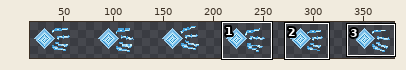
Two states of a sprite sheet, Assets/Art/Towers/fishtower_Blue_fire.png. Above, an overview of the earlier version with the close-up marked.
Close-up. Before the edit:
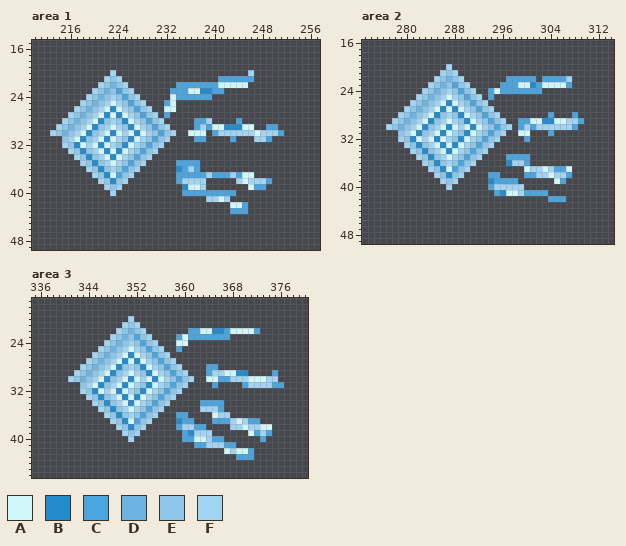
The file is 512x64 pixels. Shown: area 1: x 210..257, y 15..49; area 2: x 273..314, y 16..49; area 3: x 335..380, y 17..46. The wide view leaves out empty margins. The commit also changed other parts of the picture, which this record leaves out.
Palette (. is transparent): A #d0f6f9  B #248bcc  C #4aa5de  D #6db4e2  E #8ec6e9  F #a1d3f2
After:
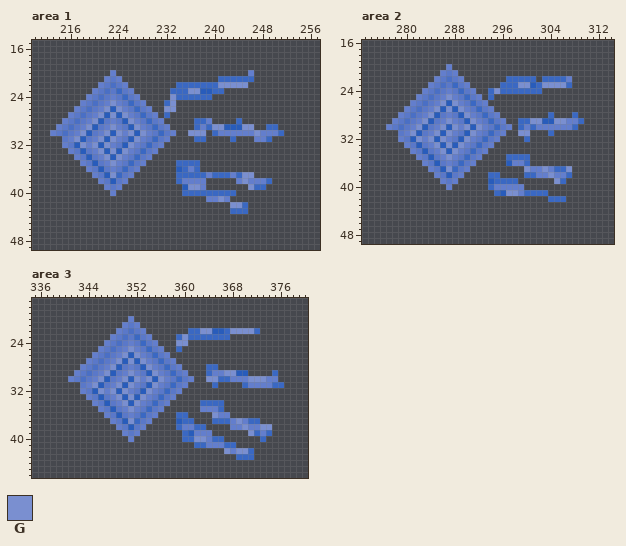
Colours new in this view: G #7a8fd0
The exact change:
@@ palette @@
-B #248bcc
+B #285cbb
-C #4aa5de
+C #3a68c3
-D #6db4e2
+D #4a6fc5
-E #8ec6e9
+E #5a78c9
-F #a1d3f2
+F #637ecd
--- area 1
@@ x 210..257 @@
 21 ............FEF................CCCCCC...........
-22 ...........FEDEF........CCCCCCCAAAAA............
-23 ..........FEDECEF......CCCAABBCC................
-24 .........FEDEFECEF.....ACCCCCC..................
-25 ........FEDEFAFECEF...CA........................
-26 .......FEDEFABAFECEF..AA........................
-27 ......FEDEFABABAFECEF.C.........................
-28 .....FEDEFABEFEBAFECEF.....CCF....C.............
-29 ....FEDEFABEFAFEBAFECEF....CFCAABBBAA..CC.......
-30 ...FEDEFABEFABAFABAFECEF..AAA.CFFFFFFAFFFC......
-31 .....EFABEFABAFEBAFECEF....CC....C...FFC........
-32 .....FEBAFABAFEBAFECEF..........................
-33 ......FEBEFABABAFECEF...........................
-34 .......FEBEFABAFECEF............................
-35 ........FEBEFAFECEF.....CCCC....................
+22 ...........FEDEF........CCCCCCCGGGGG............
+23 ..........FEDECEF......CCCGGBBCC................
+24 .........FEDEFECEF.....GCCCCCC..................
+25 ........FEDEFGFECEF...CG........................
+26 .......FEDEFGBGFECEF..GG........................
+27 ......FEDEFGBGBGFECEF.C.........................
+28 .....FEDEFGBEFEBGFECEF.....CCF....C.............
+29 ....FEDEFGBEFGFEBGFECEF....CFCGGBBBGG..CC.......
+30 ...FEDEFGBEFGBGFGBGFECEF..GGG.CFFFFFFGFFFC......
+31 .....EFGBEFGBGFEBGFECEF....CC....C...FFC........
+32 .....FEBGFGBGFEBGFECEF..........................
+33 ......FEBEFGBGBGFECEF...........................
+34 .......FEBEFGBGFECEF............................
+35 ........FEBEFGFECEF.....CCCC....................
 36 .........FEBEFECEF......BCFC....................
-37 ..........FEBACEF.......CCCCCFCCCFCAA...........
-38 ...........FEBEF........CFFFF.....FAFFFC........
-39 ............FEF..........BAAF.......ACC.........
+37 ..........FEBGCEF.......CCCCCFCCCFCGG...........
+38 ...........FEBEF........CFFFF.....FGFFFC........
+39 ............FEF..........BGGF.......GCC.........
 40 .............F...........CCCCCCCCC..............
-41 .............................FFAF...............
-42 .................................AAC............
+41 .............................FFGF...............
+42 .................................GGC............
 43 .................................CCC............
--- area 2
@@ x 273..314 @@
 22 ............FEDEF.......CCCCC.CCCCF.......
-23 ...........FEDECEF.....CCCAABCAAAAC.......
-24 ..........FEDEFECEF..CACCCCCCC............
-25 .........FEDEFAFECEF.C....................
-26 ........FEDEFABAFECEF.....................
-27 .......FEDEFABABAFECEF....................
-28 ......FEDEFABEFEBAFECEF........C...C......
-29 .....FEDEFABEFAFEBAFECEF..CCAABBAAFFC.....
-30 ....FEDEFABEFABAFABAFECEF.CFCFFFFFFC......
-31 ......EFABEFABAFEBAFECEF..AA...C..........
-32 ......FEBAFABAFEBAFECEF....C..............
-33 .......FEBEFABABAFECEF....................
-34 ........FEBEFABAFECEF.....................
-35 .........FEBEFAFECEF....CCCC..............
+23 ...........FEDECEF.....CCCGGBCGGGGC.......
+24 ..........FEDEFECEF..CGCCCCCCC............
+25 .........FEDEFGFECEF.C....................
+26 ........FEDEFGBGFECEF.....................
+27 .......FEDEFGBGBGFECEF....................
+28 ......FEDEFGBEFEBGFECEF........C...C......
+29 .....FEDEFGBEFGFEBGFECEF..CCGGBBGGFFC.....
+30 ....FEDEFGBEFGBGFGBGFECEF.CFCFFFFFFC......
+31 ......EFGBEFGBGFEBGFECEF..GG...C..........
+32 ......FEBGFGBGFEBGFECEF....C..............
+33 .......FEBEFGBGBGFECEF....................
+34 ........FEBEFGBGFECEF.....................
+35 .........FEBEFGFECEF....CCCC..............
 36 ..........FEBEFECEF.....BFFC..............
-37 ...........FEBACEF.........AFFAFCCA.......
-38 ............FEBEF....CC....CCFFAFFC.......
-39 .............FEF.....BCCCC......AC........
+37 ...........FEBGCEF.........GFFGFCCG.......
+38 ............FEBEF....CC....CCFFGFFC.......
+39 .............FEF.....BCCCC......GC........
 40 ..............F......CFFFFF...............
-41 ......................CBAAFCCCC...........
+41 ......................CBGGFCCCC...........
 42 ...............................CCC........
--- area 3
@@ x 335..380 @@
 21 ...............FEF............................
-22 ..............FEDEF.......CCAABBCAAAAC........
-23 .............FEDECEF....CACCCCCCC.............
-24 ............FEDEFECEF...AA....................
-25 ...........FEDEFAFECEF..C.....................
-26 ..........FEDEFABAFECEF.......................
-27 .........FEDEFABABAFECEF......................
-28 ........FEDEFABEFEBAFECEF....CC...............
-29 .......FEDEFABEFAFEBAFECEF...CFFAABB....C.....
-30 ......FEDEFABEFABAFABAFECEF..AACCFFFAAAFF.....
-31 ........EFABEFABAFEBAFECEF....C....CFFFFCC....
-32 ........FEBAFABAFEBAFECEF.....................
-33 .........FEBEFABABAFECEF......................
-34 ..........FEBEFABAFECEF.....CCCC..............
-35 ...........FEBEFAFECEF......FFFC..............
-36 ............FEBEFECEF...CC....AFF.............
-37 .............FEBACEF....BCC...CCCFAFCC........
-38 ..............FEBEF.....CFFCC....FFAFFAA......
-39 ...............FEF.......CBFFF......ACFC......
-40 ................F........CCAAFCC......C.......
+22 ..............FEDEF.......CCGGBBCGGGGC........
+23 .............FEDECEF....CGCCCCCCC.............
+24 ............FEDEFECEF...GG....................
+25 ...........FEDEFGFECEF..C.....................
+26 ..........FEDEFGBGFECEF.......................
+27 .........FEDEFGBGBGFECEF......................
+28 ........FEDEFGBEFEBGFECEF....CC...............
+29 .......FEDEFGBEFGFEBGFECEF...CFFGGBB....C.....
+30 ......FEDEFGBEFGBGFGBGFECEF..GGCCFFFGGGFF.....
+31 ........EFGBEFGBGFEBGFECEF....C....CFFFFCC....
+32 ........FEBGFGBGFEBGFECEF.....................
+33 .........FEBEFGBGBGFECEF......................
+34 ..........FEBEFGBGFECEF.....CCCC..............
+35 ...........FEBEFGFECEF......FFFC..............
+36 ............FEBEFECEF...CC....GFF.............
+37 .............FEBGCEF....BCC...CCCFGFCC........
+38 ..............FEBEF.....CFFCC....FFGFFGG......
+39 ...............FEF.......CBFFF......GCFC......
+40 ................F........CCGGFCC......C.......
 41 ...........................CCFFFCC............
-42 ................................AFAAC.........
+42 ................................GFGGC.........
 43 ..................................CCC.........
